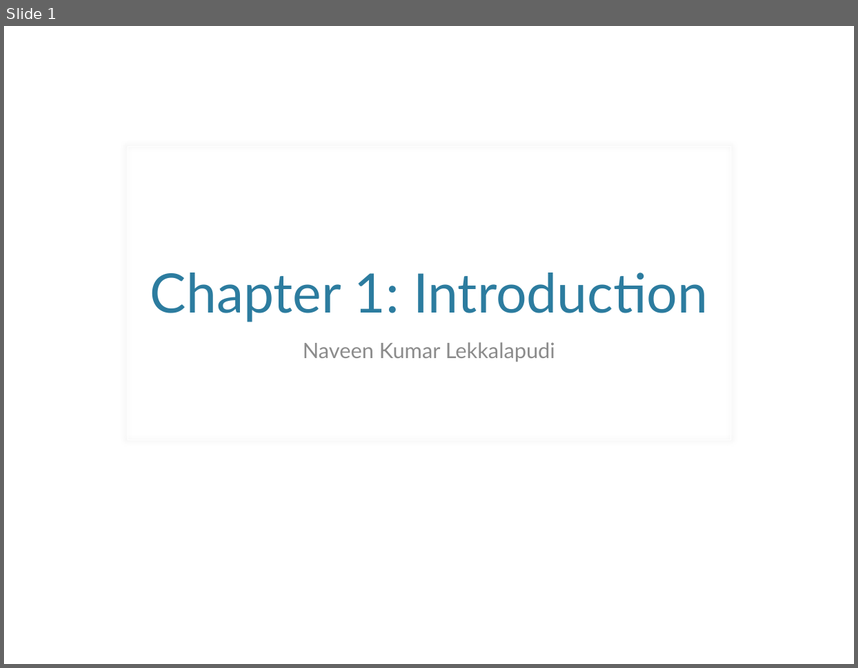
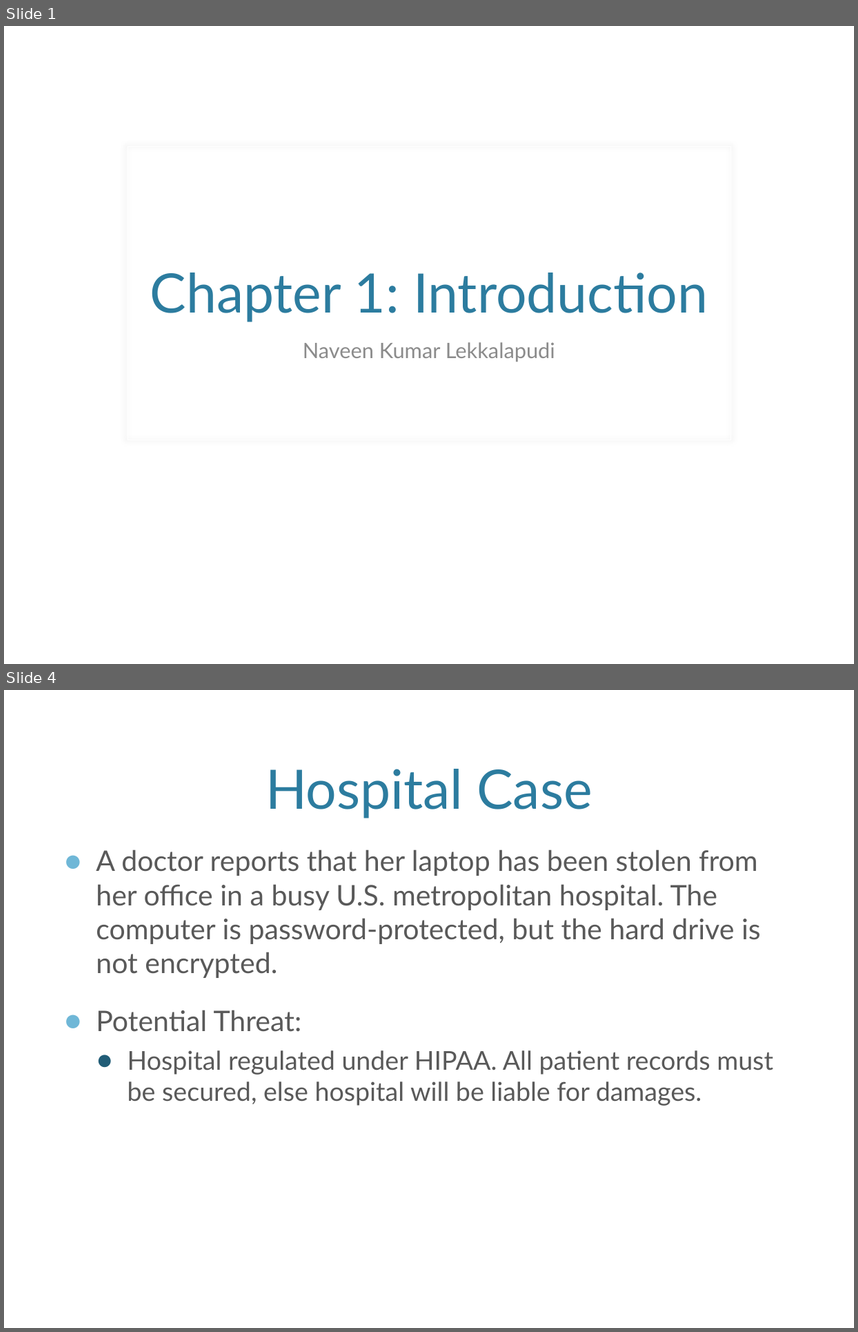
Before and after one commit to nave91/CS695NetForensics, a slide deck: Ch1.Introduction.pptx. Shown one above the other, each under a label of ours: slide 1 before the commit, slides 1 and 4 after it; the slides between them are not shown. The pictures are 858x668 and 858x1332 pixels, drawn with LibreOffice and Linux fonts; fonts in the diff are those of the drawing; background and template pictures are left out. Boxes give left, top, right and bottom in pixels: in the first picture for what was removed or moved away, otherwise in the second. Text is boxed around its words. In the diff, an @@ line names an element or a change of style, - is before the commit and + after.

```diff
--- a/Ch1.Introduction.pptx
+++ b/Ch1.Introduction.pptx
@@ slide 4 added at box(4, 690, 854, 1328), background picture (left out) @@
@@ title added at box(266, 769, 592, 818), 46 pt, text #2C7C9F @@
+Hospital Case
@@ text added at box(96, 849, 773, 1105), 24 pt, text #595959 @@
+● A doctor reports that her laptop has been stolen from her office in a busy U.S. metropolitan hospital. The computer is password-protected, but the hard drive is not encrypted.
+● Potential Threat:
+  ● Hospital regulated under HIPAA. All patient records must be secured, else hospital will be liable for damages.
```
Also in this commit, not shown: 21 other slides added.
